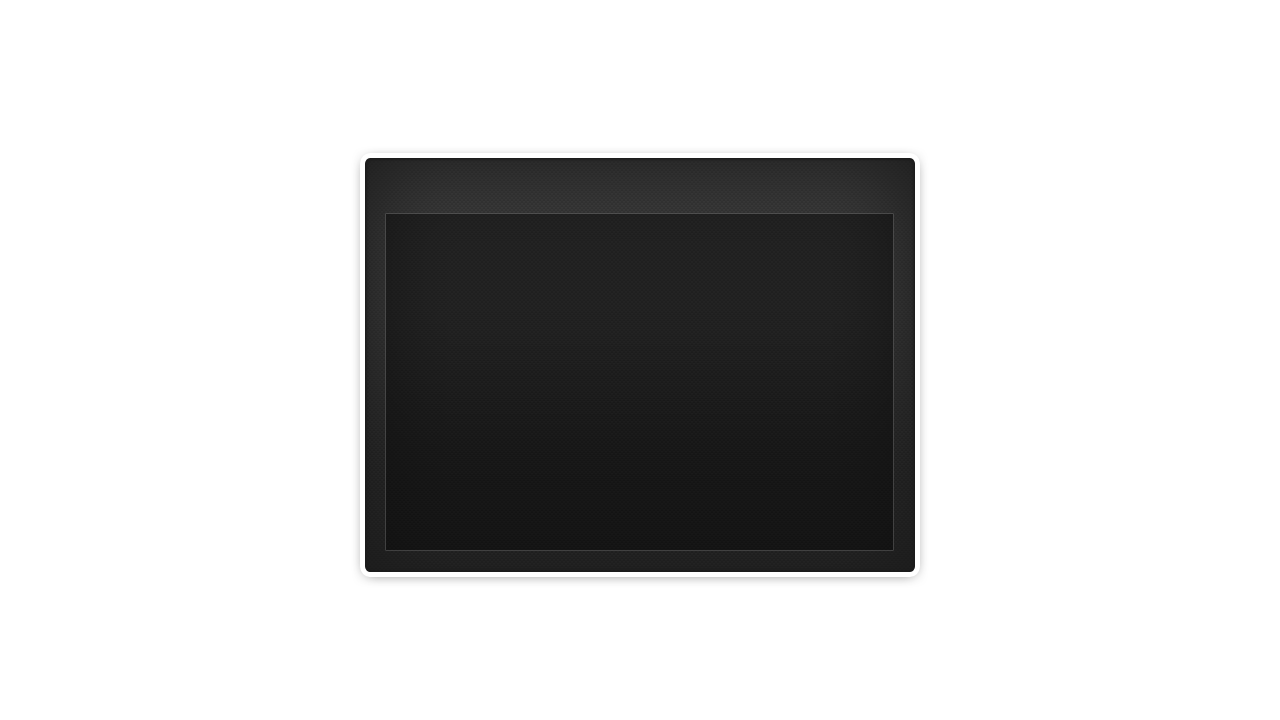
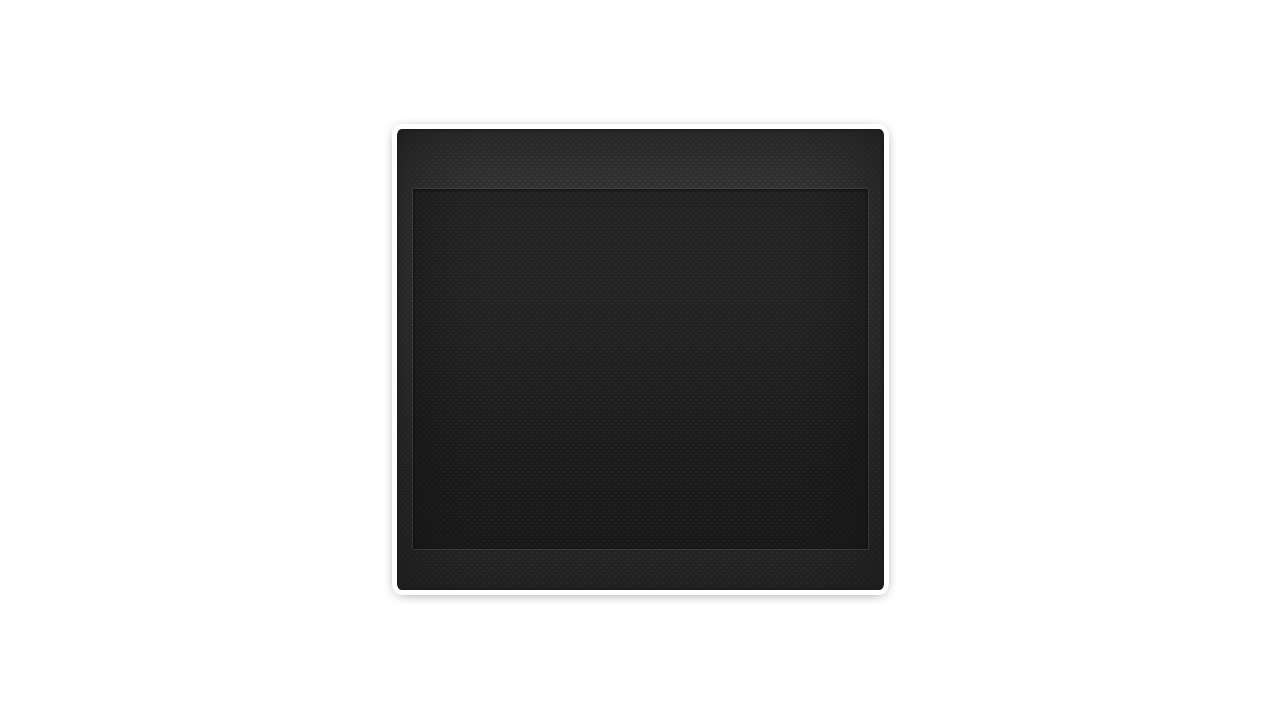
Comparing the layer stacks of the two (1280, 720) images. Changes:
showed group "bg_osd_alt" (4 layers) over [365, 122, 915, 599]
"text-field": opacity 40% → 100%, painted on it over [381, 189, 899, 549]
added layer "Base" (2nd of 3, in "bg_osd_alt") (90%) in group "bg_osd_alt" over [397, 129, 884, 590]
hid group "bg_osd" (6 layers) over [353, 153, 920, 572]
"text-fiield": opacity 40% → 35% over [386, 214, 893, 550]
painted on "Base" (3rd of 3, in "bg_osd") over [365, 158, 915, 572]
